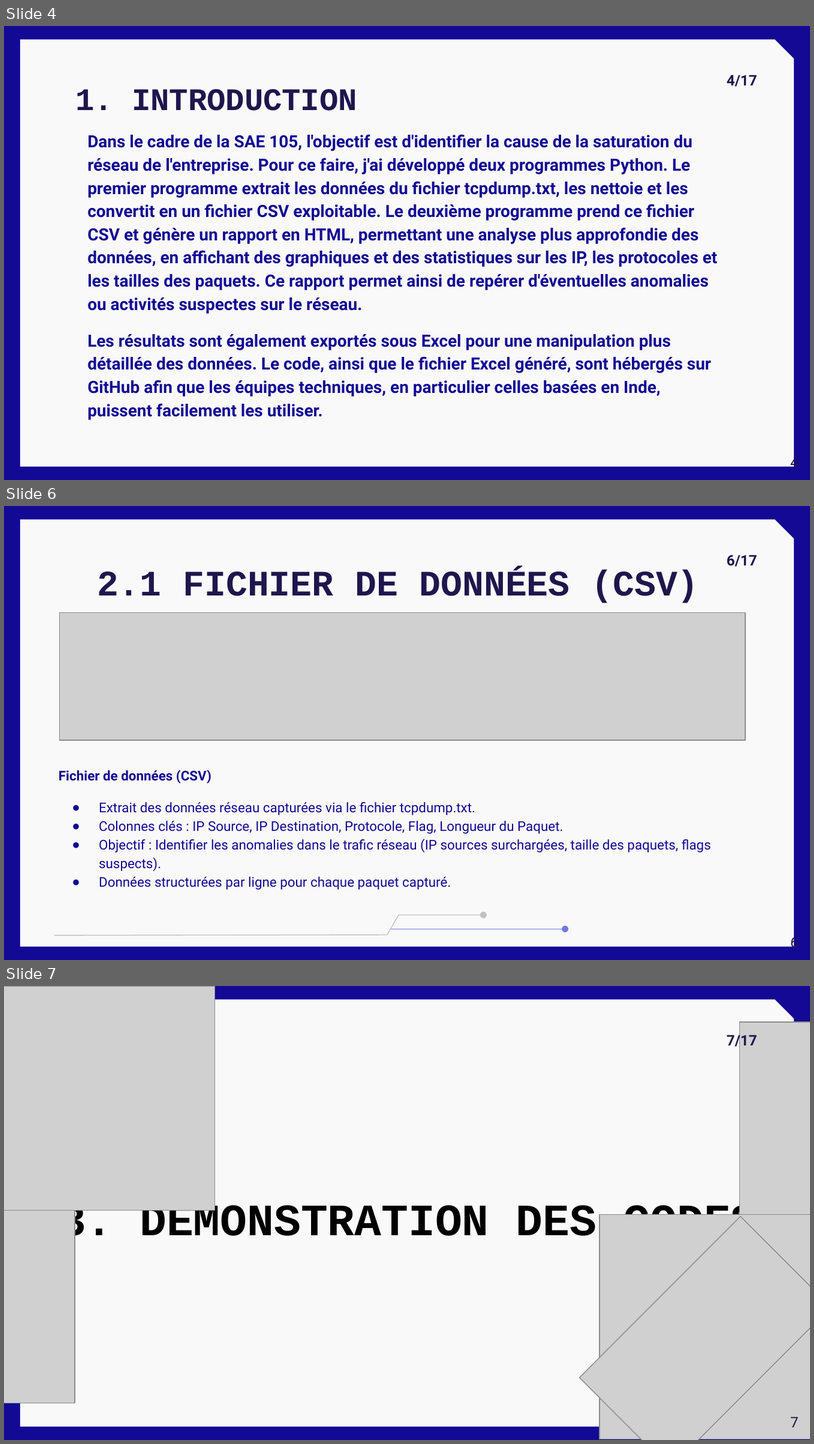
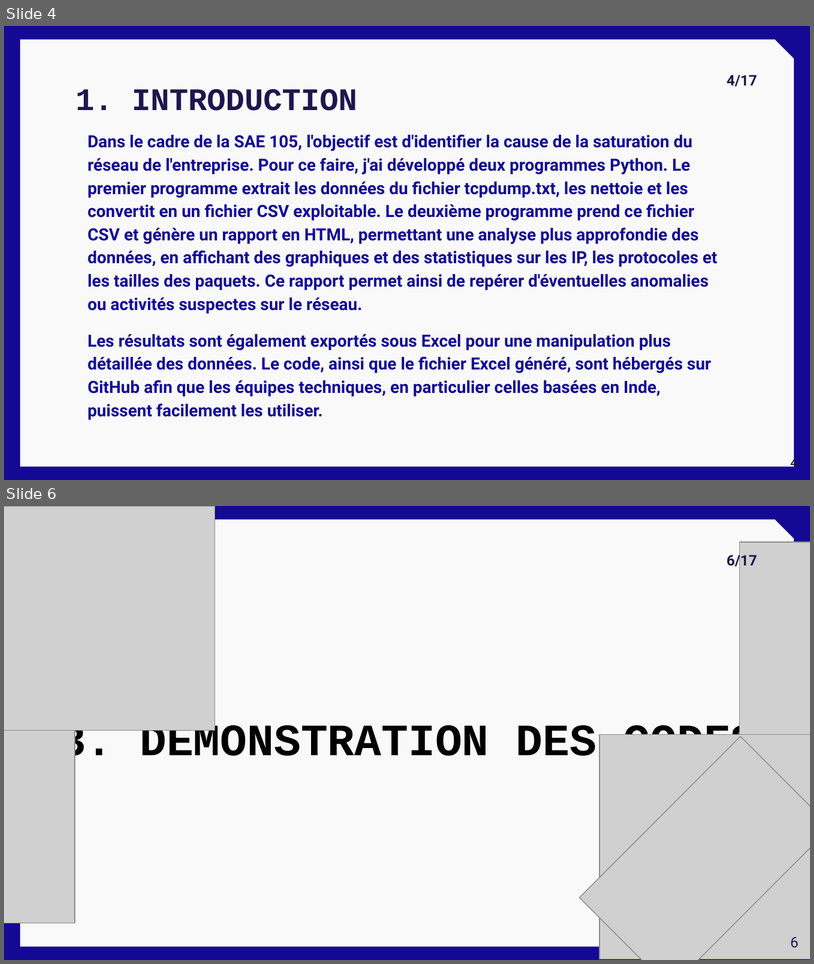
Before and after one commit to LindLJay/JORDAO_Mbambu_RT1-B2-SA105, a slide deck: SAE/SAE105.pptx. Shown one above the other, each under a label of ours: slides 4, 6 and 7 before the commit, slides 4 and 6 after it; the slides between them are not shown. The pictures are 814x1444 and 814x964 pixels, drawn with LibreOffice and Linux fonts; fonts in the diff are those of the drawing; grey boxes stand for pictures; background and template pictures are left out. Boxes give left, top, right and bottom in pixels: in the first picture for what was removed or moved away, otherwise in the second. Text is boxed around its words. In the diff, an @@ line names an element or a change of style, - is before the commit and + after.

Commit message:
Fin

```diff
--- a/SAE/SAE105.pptx
+++ b/SAE/SAE105.pptx
@@ slide 6 removed at (4, 506, 810, 960), background #130994; not listed: 1 template element that a slide beside it also shows @@
@@ page number removed at (727, 555, 758, 567) @@
-6/17
@@ title removed at (97, 570, 699, 603) @@
-2.1 FICHIER DE DONNÉES (CSV)
@@ picture removed at (60, 612, 746, 740) @@
@@ text removed at (59, 769, 711, 889) @@
-Fichier de données (CSV)
-● Extrait des données réseau capturées via le fichier tcpdump.txt.
-● Colonnes clés : IP Source, IP Destination, Protocole, Flag, Longueur du Paquet.
-● Objectif : Identifier les anomalies dans le trafic réseau (IP sources surchargées, taille des paquets, flags suspects).
-● Données structurées par ligne pour chaque paquet capturé.
@@ freeform shape removed at (54, 915, 484, 935) @@
@@ arrow removed from (391, 928) to (565, 928) @@
@@ page number removed at (791, 934, 799, 947) @@
-6
@@ what was slide 7 is now slide 6 @@
@@ page number at (727, 553, 758, 570): text changed @@
-7/17
+6/17
@@ page number at (791, 936, 799, 947): text changed @@
-7
+6
```
Also in this commit, not shown: 1 slide changed.
